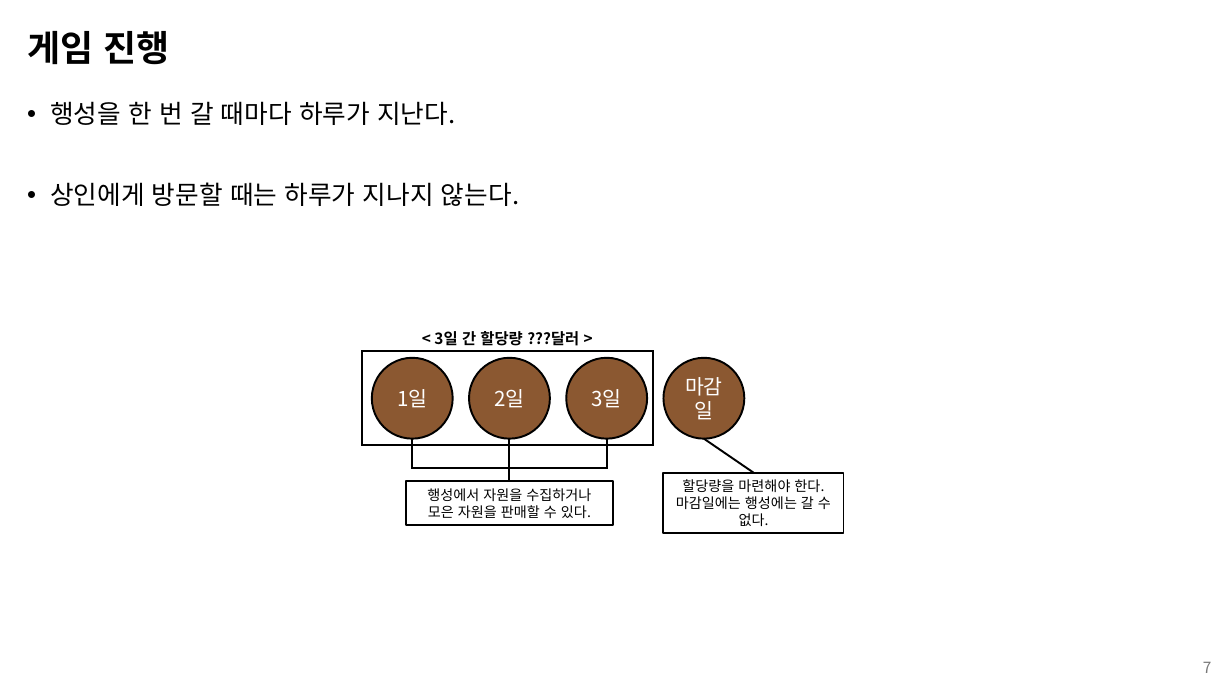
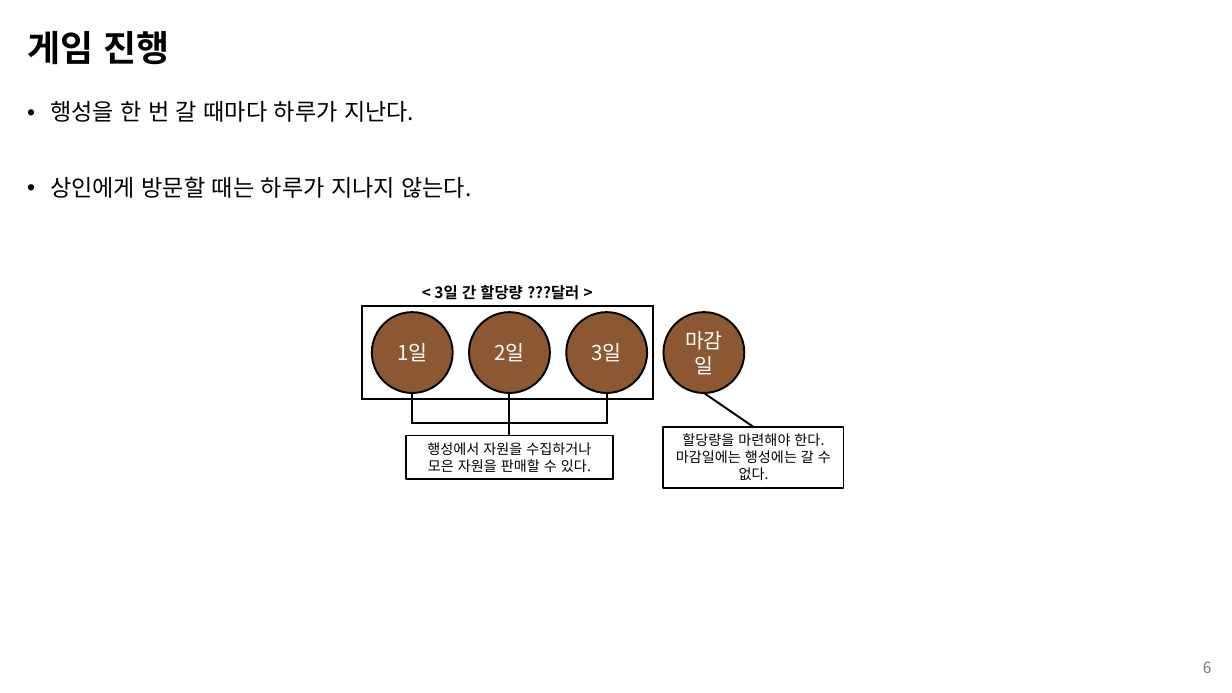
Before and after one commit to kimi5231/B1A2_project, a slide deck: slide 6 of 기획/SPACE ROBBER_기획서.pptx (slide 7 before the commit). Drawn at 1232x693 pixels with LibreOffice and Linux fonts; fonts in the diff are those of the drawing. Boxes give left, top, right and bottom in pixels: in the first picture for what was removed or moved away, otherwise in the second. Text is boxed around its words. In the diff, an @@ line names an element or a change of style, - is before the commit and + after.

```diff
--- a/기획/SPACE ROBBER_기획서.pptx
+++ b/기획/SPACE ROBBER_기획서.pptx
@@ text "행성을 한 번 갈 때마다 ..." at [50,101,471,198]: size 20 to 18 pt @@
@@ 5 lines, 4 ellipses, 3 rectangles, 1 text: place and size @@
-5 lines, 4 ellipses, 3 rectangles, 1 text at [361,331,844,534]
+5 lines, 4 ellipses, 3 rectangles, 1 text at [361,285,844,488]
@@ page number at [1203,661,1212,673]: text changed @@
-7
+6
```
Also in this commit, not shown: 14 other slides changed, 3 slides added.
